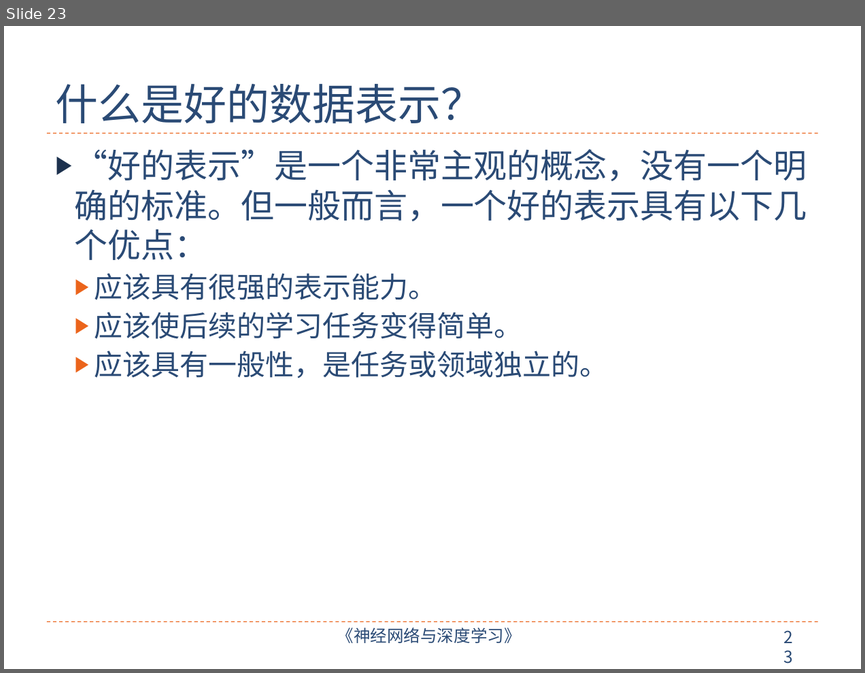
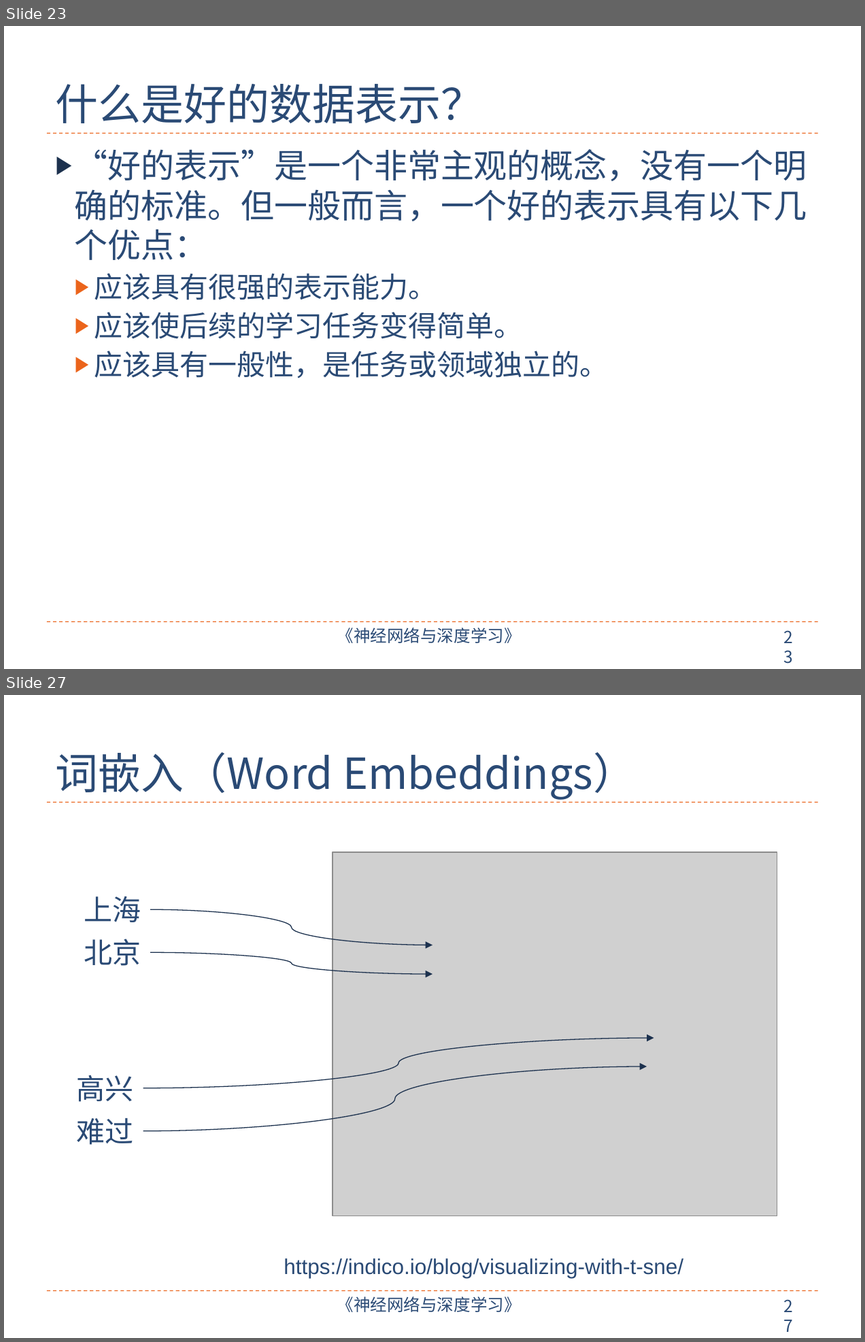
Before and after one commit to nndl/nndl.github.io, a slide deck: ppt/chap-绪论.pptx. Shown one above the other, each under a label of ours: slide 23 before the commit, slides 23 and 27 after it; the slides between them are not shown. The pictures are 865x673 and 865x1342 pixels, drawn with LibreOffice and Linux fonts; fonts in the diff are those of the drawing; grey boxes stand for pictures. Boxes give left, top, right and bottom in pixels: in the first picture for what was removed or moved away, otherwise in the second. Text is boxed around its words. In the diff, an @@ line names an element or a change of style, - is before the commit and + after.

```diff
--- a/ppt/chap-绪论.pptx
+++ b/ppt/chap-绪论.pptx
@@ slide 27 added at (x1=4, y1=695, x2=861, y2=1338), background #FFFFFF; not listed: 4 template elements that a slide beside it also shows @@
@@ title added at (x1=56, y1=752, x2=636, y2=799), 36 pt, text #2A4A75 @@
+词嵌入（Word Embeddings）
@@ picture added at (x1=332, y1=852, x2=776, y2=1215) @@
@@ text added at (x1=84, y1=896, x2=141, y2=922), 24 pt, text #2A4A75 @@
+上海
@@ curved arrow added from (150, 909) to (432, 945), #1C314E 0.75 pt @@
@@ text added at (x1=84, y1=938, x2=141, y2=966), 24 pt, text #2A4A75 @@
+北京
@@ curved arrow added from (150, 952) to (432, 974), #1C314E 0.75 pt @@
@@ curved arrow added from (143, 1088) to (653, 1038), #1C314E 0.75 pt @@
@@ text added at (x1=77, y1=1074, x2=134, y2=1102), 24 pt, text #2A4A75 @@
+高兴
@@ curved arrow added from (143, 1131) to (647, 1066), #1C314E 0.75 pt @@
@@ text added at (x1=77, y1=1118, x2=134, y2=1144), 24 pt, text #2A4A75 @@
+难过
@@ text added at (x1=283, y1=1258, x2=683, y2=1278), 18 pt, text #2A4A75 @@
+https://indico.io/blog/visualizing-with-t-sne/
```
Also in this commit, not shown: 12 slides changed, 1 other slide added, 1 slide removed, 2 other files.
